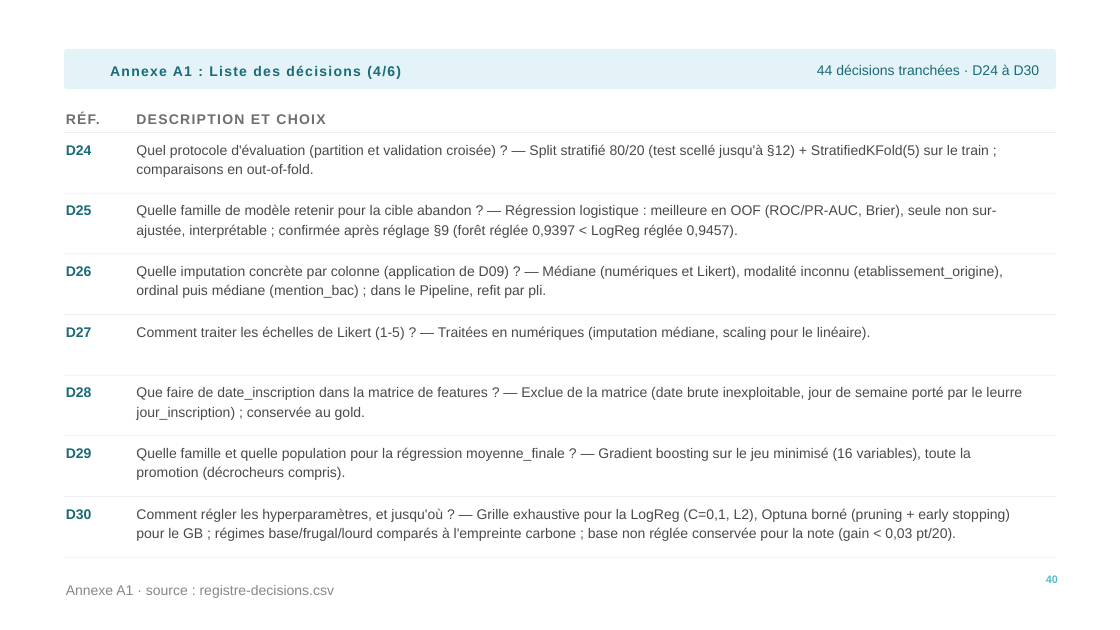
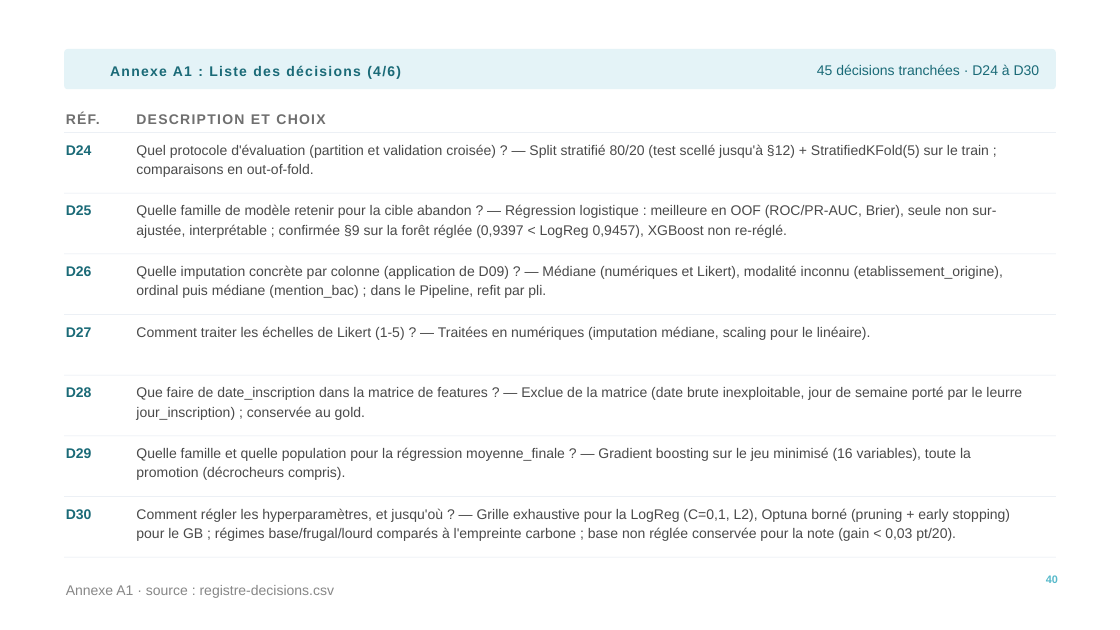
Before and after one commit to jalb-code/cisia-decrochage-etudiant, a slide deck: slide 40 of docs/JALB-Decrochage-l1.pptx. Drawn at 1120x630 pixels with LibreOffice and Linux fonts; fonts in the diff are those of the drawing. Boxes give left, top, right and bottom in pixels: in the first picture for what was removed or moved away, otherwise in the second. Text is boxed around its words. In the diff, an @@ line names an element or a change of style, - is before the commit and + after.

```diff
--- a/docs/JALB-Decrochage-l1.pptx
+++ b/docs/JALB-Decrochage-l1.pptx
@@ text at [817, 64, 1040, 75]: text changed @@
-44 décisions tranchées · D24 à D30
+45 décisions tranchées · D24 à D30
@@ text at [136, 204, 996, 238]: text changed @@
-Quelle famille de modèle retenir pour la cible abandon ? — Régression logistique : meilleure en OOF (ROC/PR-AUC, Brier), seule non sur-ajustée, interprétable ; confirmée après réglage §9 (forêt réglée 0,9397 < LogReg réglée 0,9457).
+Quelle famille de modèle retenir pour la cible abandon ? — Régression logistique : meilleure en OOF (ROC/PR-AUC, Brier), seule non sur-ajustée, interprétable ; confirmée §9 sur la forêt réglée (0,9397 < LogReg 0,9457), XGBoost non re-réglé.
```
Also in this commit, not shown: 7 other slides changed.
